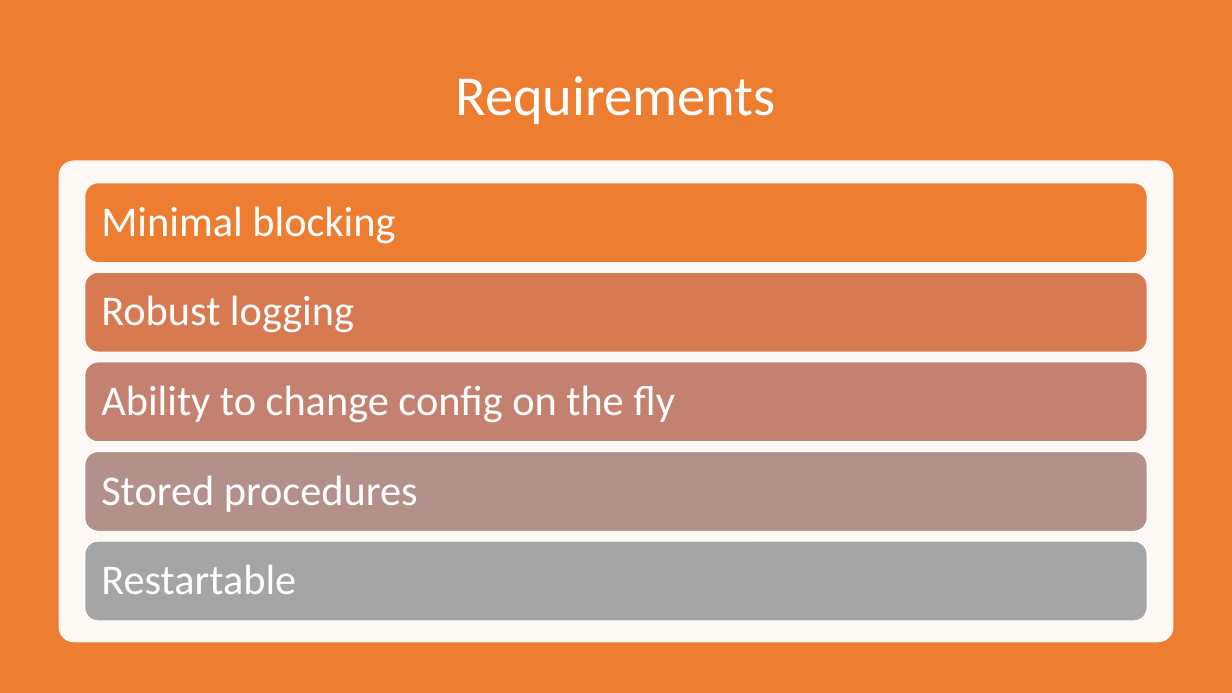
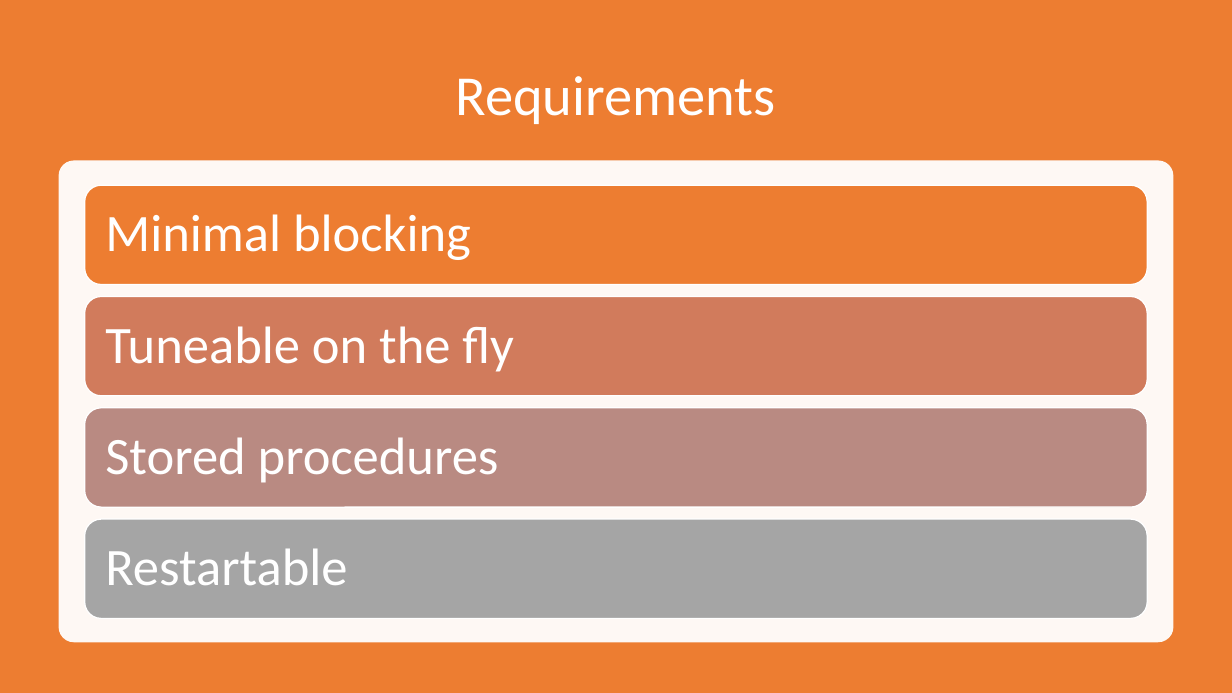
Before and after one commit to matt-gantz/online-migrations-demo, a slide deck: slide 5 of Zero-Downtime Data and Schema Migrations.pptx. Drawn at 1232x693 pixels with LibreOffice and Linux fonts; fonts in the diff are those of the drawing. Boxes give left, top, right and bottom in pixels: in the first picture for what was removed or moved away, otherwise in the second. Text is boxed around its words. In the diff, an @@ line names an element or a change of style, - is before the commit and + after.

Commit message:
update powerpoint

```diff
--- a/Zero-Downtime Data and Schema Migrations.pptx
+++ b/Zero-Downtime Data and Schema Migrations.pptx
@@ rounded rectangle: place and size @@
-rounded rectangle at (85, 183, 1148, 263)
+rounded rectangle at (85, 185, 1148, 285)
@@ rounded rectangle: place and size @@
-rounded rectangle at (85, 273, 1148, 353)
+rounded rectangle at (85, 297, 1148, 396)
@@ rounded rectangle at (85, 297, 1148, 396): fill #D87A51 to #D17B5C @@
@@ text removed at (101, 295, 354, 333) @@
-Robust logging
@@ text at (105, 326, 514, 372): text changed; size 33 to 41 pt @@
-Ability to change config on the fly
+Tuneable on the fly
@@ rounded rectangle removed at (85, 362, 1148, 443) @@
@@ rounded rectangle: place and size @@
-rounded rectangle at (85, 452, 1148, 532)
+rounded rectangle at (85, 408, 1148, 507)
@@ rounded rectangle at (85, 408, 1148, 507): fill #B4908B to #B98A82 @@
@@ size 33 to 41 pt; more space between paragraphs in 3 elements at (105, 214, 471, 260), (105, 548, 347, 585), (105, 437, 499, 483) @@
@@ text "Stored procedures": place and size @@
-text "Stored procedures" at (101, 475, 418, 512)
+text "Stored procedures" at (105, 437, 499, 483)
@@ rounded rectangle: place and size @@
-rounded rectangle at (85, 542, 1148, 622)
+rounded rectangle at (85, 519, 1148, 619)
@@ text "Restartable": place and size @@
-text "Restartable" at (101, 565, 296, 594)
+text "Restartable" at (105, 548, 347, 585)
```
Also in this commit, not shown: 2 other slides changed, 1 other file.
